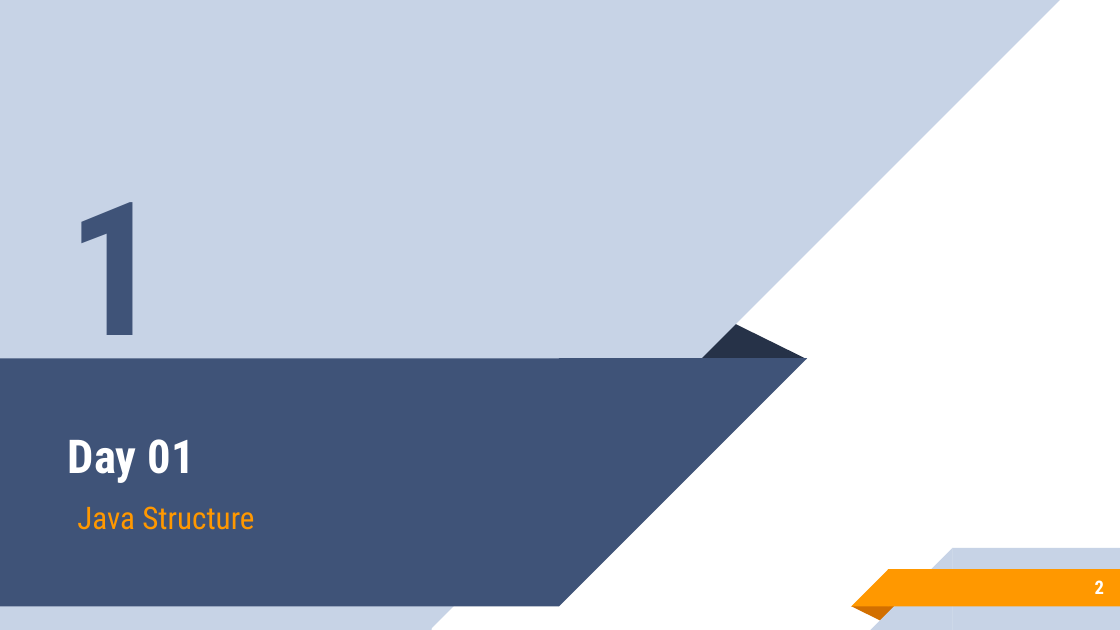
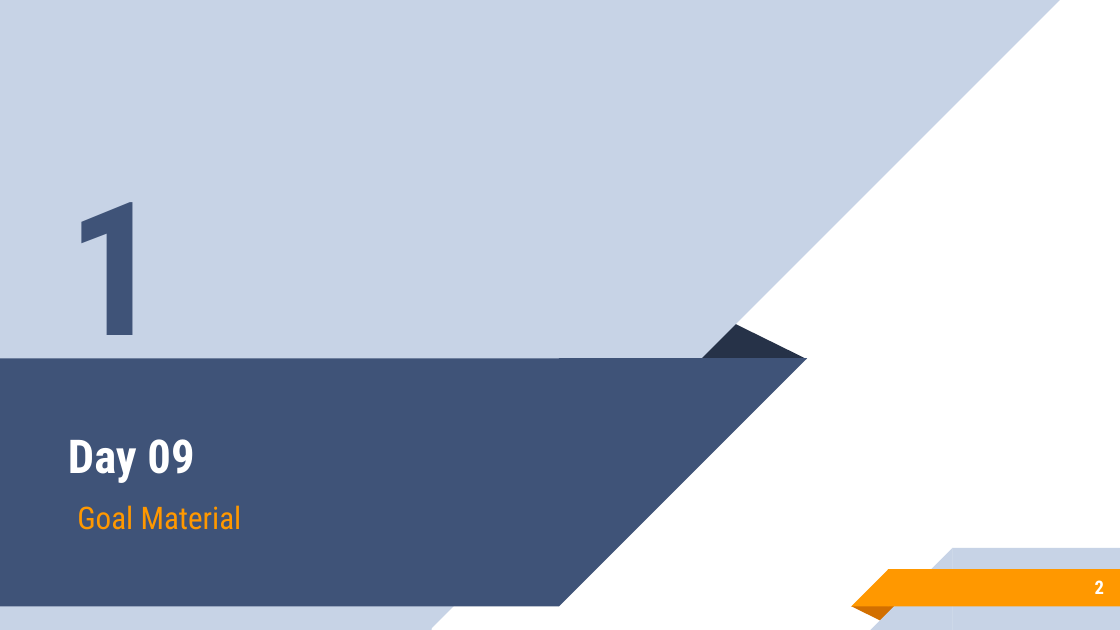
Before and after one commit to aronipurwanto/materi-xa, a slide deck: slide 2 of java/java-logic/Slide-Java-Logic-09.pptx. Drawn at 1120x630 pixels with LibreOffice and Linux fonts; fonts in the diff are those of the drawing. Boxes give left, top, right and bottom in pixels: in the first picture for what was removed or moved away, otherwise in the second. Text is boxed around its words. In the diff, an @@ line names an element or a change of style, - is before the commit and + after.

Commit message:
update materi logic

```diff
--- a/java/java-logic/Slide-Java-Logic-09.pptx
+++ b/java/java-logic/Slide-Java-Logic-09.pptx
@@ title at <box>68,439,194,483</box>: text changed @@
-Day 01
+Day 09
@@ subtitle at <box>77,505,242,530</box>: text changed @@
-Java Structure
+Goal Material
```
Also in this commit, not shown: 5 other slides changed, 2 slides added, 21 slides removed, 2 other files.
